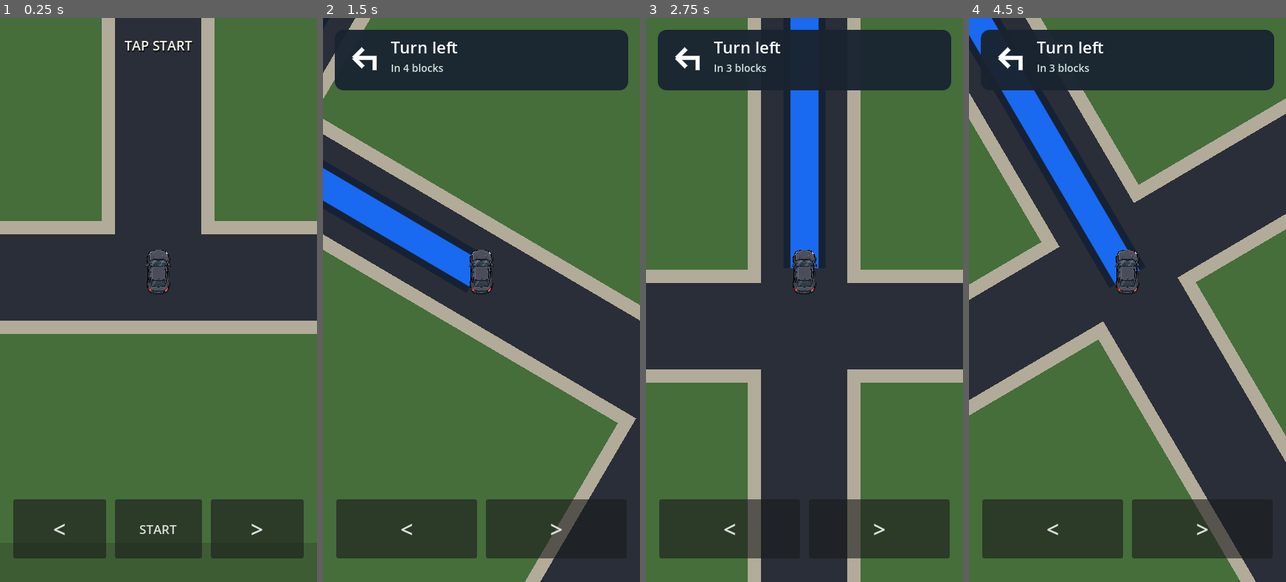
Above: before the commit, frames 1-4 (left to right).
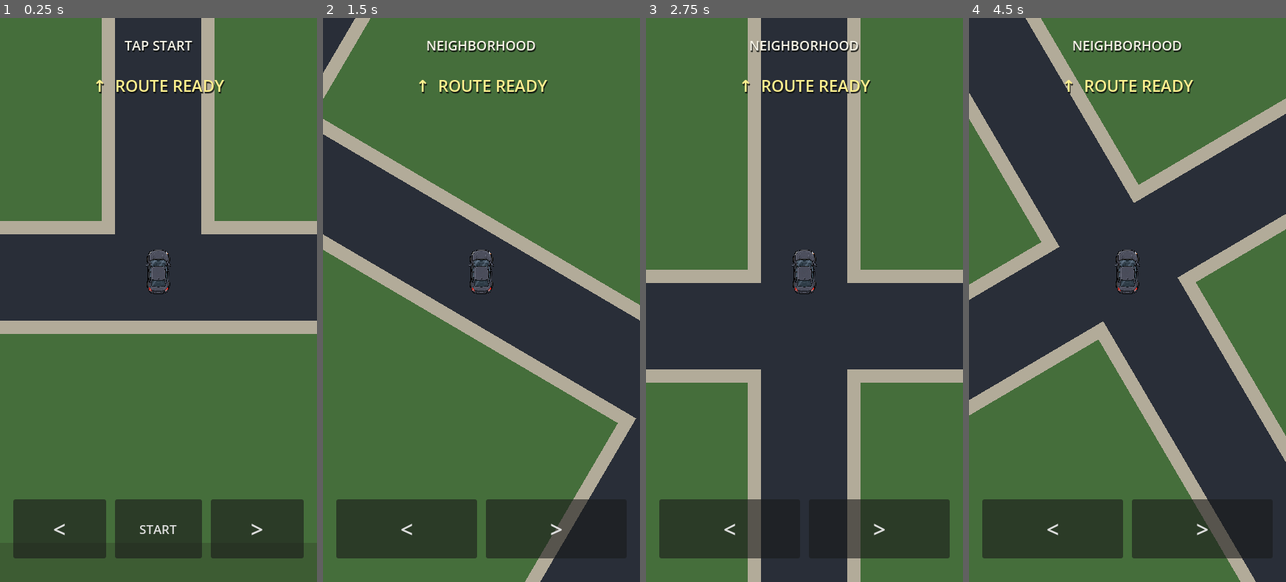
Above: after the commit, the same moments.

Repository: patrickcallahancomedy/comedian
Game: Godot game, scene res://scenes/drive/drive_module.tscn
Two runs of this game, one before a commit and one after it. Both use one fixed random seed, a clock stepped at 60 frames per second and the inputs below.
Inputs (mouse positions are in pixels of both pictures, inside the frame that each line leads up to):
- Up to frame 1 (0.25 s): no input
- Up to frame 2 (1.5 s): click "START" at 0.5 s; tap Enter (ui_accept) at 1.25 s; move the mouse to (551, 271) at 1.27 s; hold Right from 1.28 s (still down); tap Space at 1.35 s; click (551, 271) at 1.42 s
- Up to frame 3 (2.75 s): tap Enter (ui_accept) at 1.52 s; release Right at 2 s; drag from (741, 328) to (788, 412) at 2.02 s
- Up to frame 4 (4.5 s): move the mouse to (1159, 175) at 2.77 s; hold Right 2.78-3.5 s; tap Space at 2.85, 4.35 s; drag from (1111, 412) to (1032, 215) at 3.52 s; move the mouse to (1222, 384) at 4.27 s; hold Left from 4.28 s (still down)

The runs differ from the first frame. In frame 1, 0.5% of the frame differs, in the area x 30-71%, y 10-14%; in frame 2, 13%, in the area x 0-97%, y 2-48%; in frame 3, 10%; in frame 4, 11%.
Error after the commit: Parse Error: Cannot infer the type of "lot_entry" variable because the value doesn't have a set type. (res://scripts/drive/drive_navigation.gd:180)

Commit message:
Lead route lines into transition entrances

Diff:
--- a/godot/scripts/drive/drive_navigation.gd
+++ b/godot/scripts/drive/drive_navigation.gd
@@ -138,20 +138,49 @@
 
 func _current_route_world_points() -> PackedVector2Array:
 	match drive.road_kind:
-		"neighborhood", "city":
-			if (
-				drive.road_kind == "city"
-				and drive.parking_maneuver_started
-			):
-				return PackedVector2Array([
-					drive.visual_world_position,
-					drive._parking_stop_point(),
-				])
-
+		"neighborhood":
 			var route: Array[Vector3i] = _current_route_states()
 			if route.is_empty():
 				return PackedVector2Array()
-			return _route_world_points(route)
+			var points := _route_world_points(route)
+
+			# While still in the neighborhood, let the route visibly continue
+			# into the mouth of the on-ramp. Once road_kind becomes connector_one
+			# the line disappears, so the connector never carries a blue overlay.
+			var connector_rect := MAP.CONNECTOR_ONE_RECT
+			var gate_center := MAP.neighborhood_cell_center(MAP.NEIGHBORHOOD_GATE)
+			var ramp_preview := Vector2(
+				connector_rect.position.x + connector_rect.size.x * 0.28,
+				lerpf(
+					gate_center.y,
+					MAP.highway_entry_point().y,
+					0.28
+				)
+			)
+			if points[points.size() - 1].distance_to(ramp_preview) > 0.5:
+				points.append(ramp_preview)
+			return points
+
+		"city":
+			if drive.parking_maneuver_started:
+				return PackedVector2Array([
+					drive.visual_world_position,
+					drive._parking_entry_point(),
+				])
+
+			var route: Array[Vector3i] = _current_route_states()
+			var points := PackedVector2Array()
+			if not route.is_empty():
+				points = _route_world_points(route)
+			else:
+				points.append(drive.visual_world_position)
+
+			# Carry the city route through the destination intersection to the
+			# driveway mouth, then remove it as soon as parking mode begins.
+			var lot_entry := drive._parking_entry_point()
+			if points[points.size() - 1].distance_to(lot_entry) > 0.5:
+				points.append(lot_entry)
+			return points
 
 		"connector_one":
 			return PackedVector2Array([
